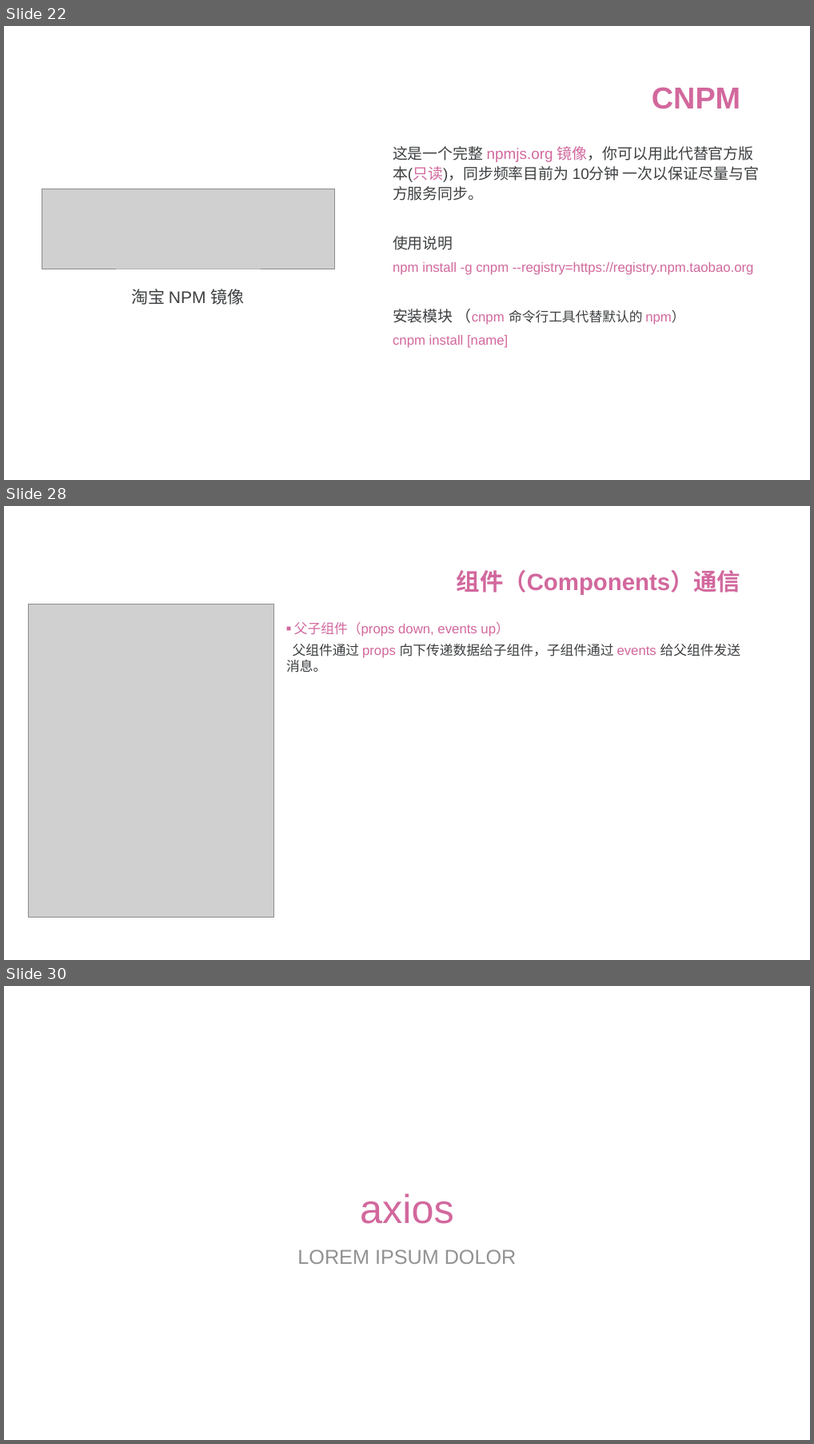
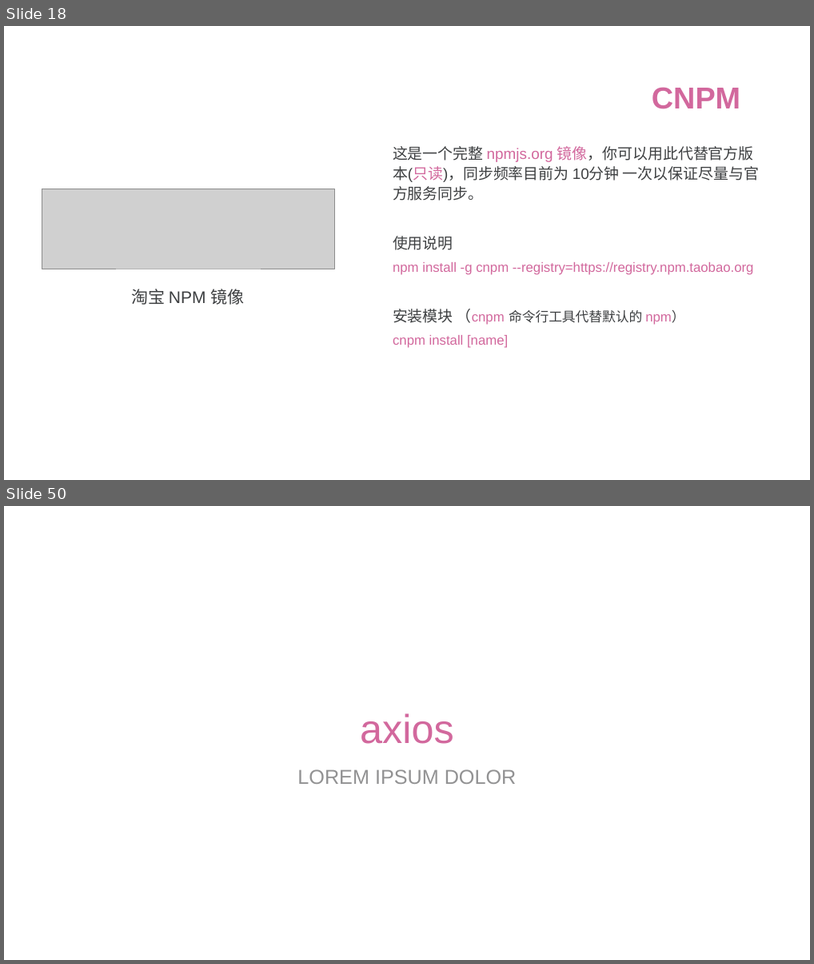
Before and after one commit to ttflowerboys/vue-demo, a slide deck: PPT/vue前后端分离 - 上.pptx. Shown one above the other, each under a label of ours: slides 22, 28 and 30 before the commit, slides 18 and 50 after it; the slides between them are not shown. The pictures are 814x1444 and 814x964 pixels, drawn with LibreOffice and Linux fonts; fonts in the diff are those of the drawing; grey boxes stand for pictures; background and template pictures are left out. Boxes give left, top, right and bottom in pixels: in the first picture for what was removed or moved away, otherwise in the second. Text is boxed around its words. In the diff, an @@ line names an element or a change of style, - is before the commit and + after.

```diff
--- a/PPT/vue前后端分离 - 上.pptx
+++ b/PPT/vue前后端分离 - 上.pptx
@@ slide 28 removed at bbox=[4, 506, 810, 960], background #FFFFFF @@
@@ text removed at bbox=[457, 570, 742, 595] @@
-组件（Components）通信
@@ picture removed at bbox=[28, 604, 274, 916] @@
@@ text removed at bbox=[286, 622, 742, 672] @@
-■ 父子组件（props down, events up）
-父组件通过 props 向下传递数据给子组件，子组件通过 events 给父组件发送消息。
@@ what was slide 22 is now slide 18 @@
@@ what was slide 30 is now slide 50 @@
```
Also in this commit, not shown: 6 slides changed, 23 slides added, 3 other slides removed.
